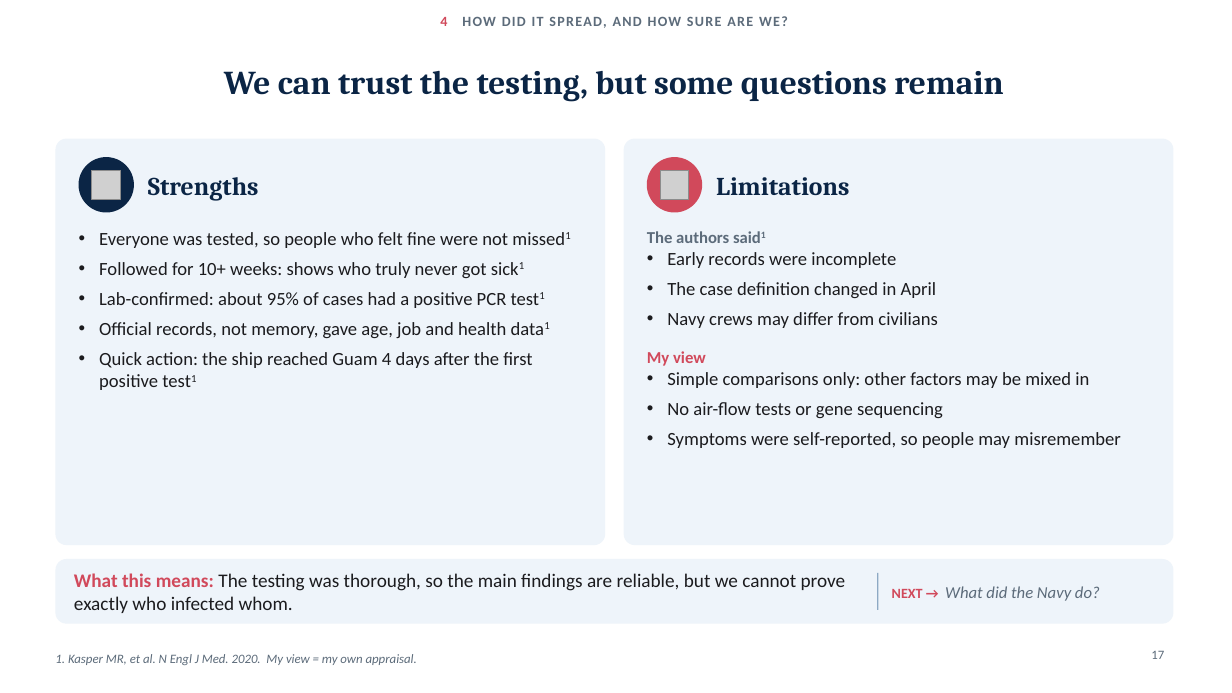
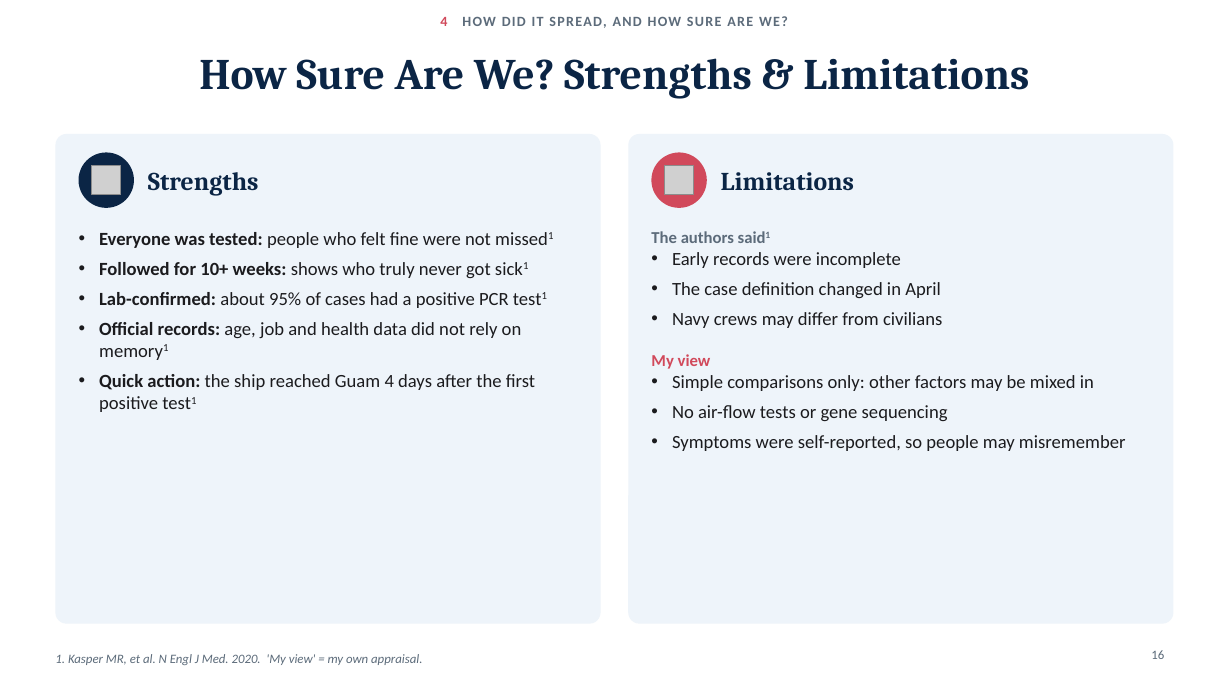
Before and after one commit to adebowa96/Research, a slide deck: slide 16 of Outbreak_of_the_Day/Covid19_Aircraft_Carrier_Outbreak.pptx (slide 17 before the commit). Drawn at 1232x693 pixels with LibreOffice and Linux fonts; fonts in the diff are those of the drawing; grey boxes stand for pictures. Boxes give left, top, right and bottom in pixels: in the first picture for what was removed or moved away, otherwise in the second. Text is boxed around its words. In the diff, an @@ line names an element or a change of style, - is before the commit and + after.

```diff
--- a/Outbreak_of_the_Day/Covid19_Aircraft_Carrier_Outbreak.pptx
+++ b/Outbreak_of_the_Day/Covid19_Aircraft_Carrier_Outbreak.pptx
@@ title at bbox=[199, 58, 1029, 99]: text changed; size 26 to 34 pt @@
-We can trust the testing, but some questions remain
+How Sure Are We? Strengths & Limitations
@@ rounded rectangle at bbox=[55, 134, 601, 624]: proportions changed @@
@@ rounded rectangle: place and size @@
-rounded rectangle at bbox=[55, 139, 605, 545]
+rounded rectangle at bbox=[55, 134, 601, 624]
@@ rounded rectangle: place and size @@
-rounded rectangle at bbox=[624, 139, 1174, 545]
+rounded rectangle at bbox=[628, 134, 1174, 624]
@@ rounded rectangle at bbox=[628, 134, 1174, 624]: proportions changed @@
@@ 1 picture, 1 text, 1 ellipse: place and size @@
-1 picture, 1 text, 1 ellipse at bbox=[79, 157, 259, 213]
+1 picture, 1 text, 1 ellipse at bbox=[79, 152, 259, 208]
@@ 1 picture, 1 text, 1 ellipse: place and size @@
-1 picture, 1 text, 1 ellipse at bbox=[647, 157, 849, 213]
+1 picture, 1 text, 1 ellipse at bbox=[652, 152, 854, 208]
@@ text at bbox=[99, 232, 491, 248]: text changed @@
-• Everyone was tested, so people who felt fine were not missed1
+• Everyone was tested: people who felt fine were not missed1
@@ text at bbox=[99, 262, 535, 412]: bold on in "Followed for 10+ weeks:", "Lab-confirmed:", "Quick action:" @@
@@ text at bbox=[99, 322, 522, 338]: text changed @@
-• Official records, not memory, gave age, job and health data1
+• Official records: age, job and health data did not rely on memory1
@@ text at bbox=[651, 354, 711, 369]: more space between paragraphs @@
@@ rounded rectangle removed at bbox=[55, 559, 1174, 624] @@
@@ text removed at bbox=[74, 573, 846, 613] @@
-What this means: The testing was thorough, so the main findings are reliable, but we cannot prove exactly who infected whom.
@@ line removed from (878, 573) to (878, 610) @@
@@ text removed at bbox=[892, 586, 1100, 601] @@
-NEXT → What did the Navy do?
@@ text at bbox=[55, 654, 422, 665]: text changed @@
-1. Kasper MR, et al. N Engl J Med. 2020. My view = my own appraisal.
+1. Kasper MR, et al. N Engl J Med. 2020. 'My view' = my own appraisal.
@@ page number at bbox=[1151, 650, 1164, 659]: text changed @@
-17
+16
```
Also in this commit, not shown: 12 other slides changed, 6 slides added, 7 slides removed.
